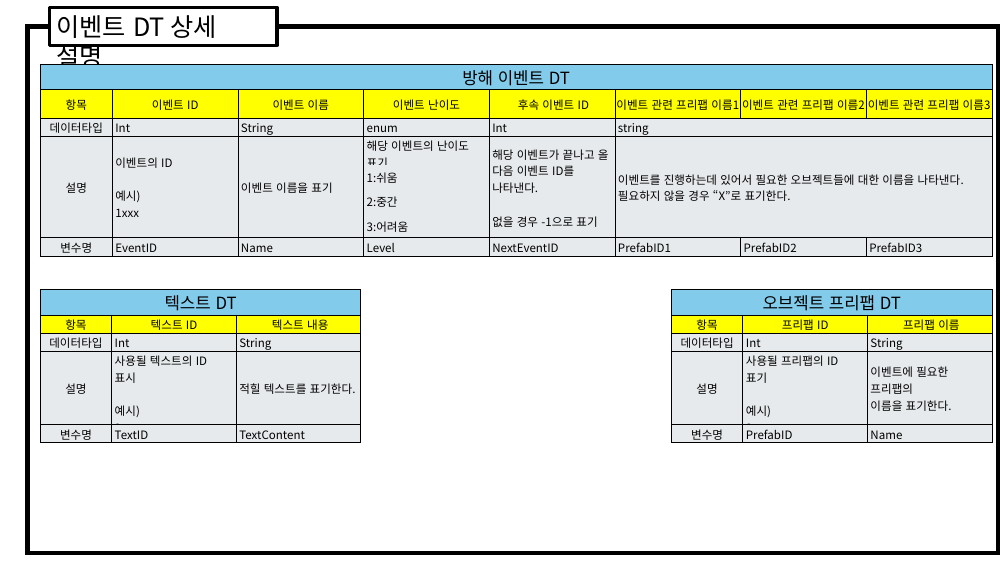
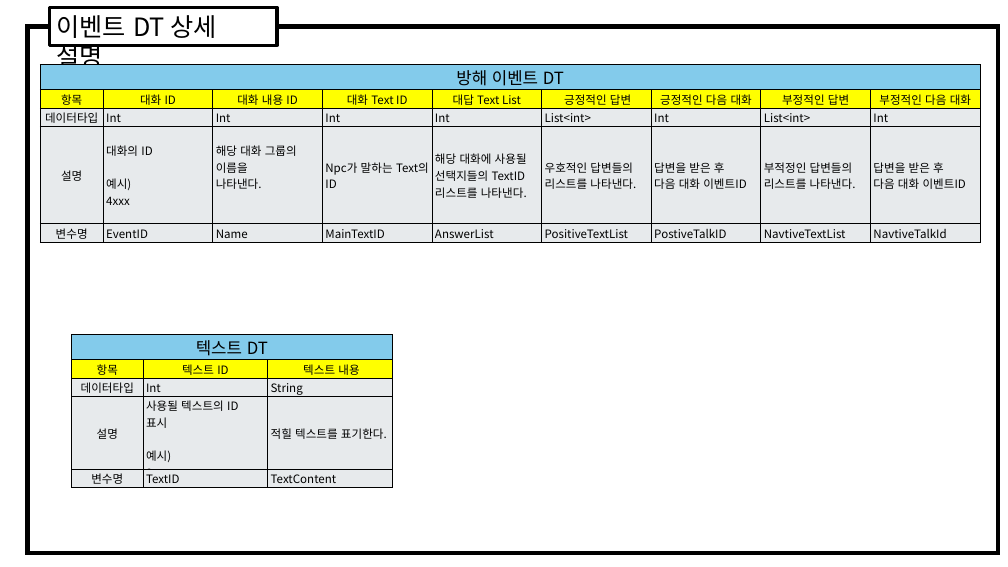
Before and after one commit to weariness00/Mandle_10Minute_Game, a slide deck: slide 7 of document/데이터테이블 문서.pptx. Drawn at 1008x567 pixels with LibreOffice and Linux fonts; fonts in the diff are those of the drawing. Boxes give left, top, right and bottom in pixels: in the first picture for what was removed or moved away, otherwise in the second. Text is boxed around its words. In the diff, an @@ line names an element or a change of style, - is before the commit and + after.

Commit message:
20250212_기획_대화DT
- 대화 데이터 테이블 기획

```diff
--- a/document/데이터테이블 문서.pptx
+++ b/document/데이터테이블 문서.pptx
@@ table at <box>40,64,980,243</box> @@
-방해 이벤트 DT |  |  |  |  |  |  | 
-항목 | 이벤트 ID | 이벤트 이름 | 이벤트 난이도 | 후속 이벤트 ID | 이벤트 관련 프리팹 이름1 | 이벤트 관련 프리팹 이름2 | 이벤트 관련 프리팹 이름3
-데이터타입 | Int | String | enum | Int | string |  | 
-설명 | 이벤트의 ID / 예시) / 1xxx | 이벤트 이름을 표기 | 해당 이벤트의 난이도 표기 | 해당 이벤트가 끝나고 올 / 다음 이벤트 ID를 나타낸다. / 없을 경우 -1으로 표기 | 이벤트를 진행하는데 있어서 필요한 오브젝트들에 대한 이름을 나타낸다. / 필요하지 않을 경우 “X”로 표기한다. |  | 
- |  |  | 1:쉬움 |  |  |  | 
- |  |  | 2:중간 |  |  |  | 
- |  |  | 3:어려움 |  |  |  | 
-변수명 | EventID | Name | Level | NextEventID | PrefabID1 | PrefabID2 | PrefabID3
+방해 이벤트 DT |  |  |  |  |  |  |  | 
+항목 | 대화 ID | 대화 내용 ID | 대화 Text ID | 대답 Text List | 긍정적인 답변 | 긍정적인 다음 대화 | 부정적인 답변 | 부정적인 다음 대화
+데이터타입 | Int | Int | Int | Int | List<int> | Int | List<int> | Int
+설명 | 대화의 ID / 예시) / 4xxx | 해당 대화 그룹의 이름을 / 나타낸다. | Npc가 말하는 Text의 / ID | 해당 대화에 사용될 / 선택지들의 TextID / 리스트를 나타낸다. | 우호적인 답변들의 / 리스트를 나타낸다. | 답변을 받은 후 / 다음 대화 이벤트ID | 부적정인 답변들의 / 리스트를 나타낸다. | 답변을 받은 후 / 다음 대화 이벤트ID
+변수명 | EventID | Name | MainTextID | AnswerList | PositiveTextList | PostiveTalkID | NavtiveTextList | NavtiveTalkId
@@ table: place and size @@
-table at <box>40,64,991,257</box>
+table at <box>40,64,980,243</box>
@@ table removed at <box>671,290,993,447</box>, 5 rows, 3 columns @@
-오브젝트 프리팹 DT |  | 
-항목 | 프리팹 ID | 프리팹 이름
-데이터타입 | Int | String
-설명 | 사용될 프리팹의 ID / 표기 / 예시) / 3xxx | 이벤트에 필요한 프리팹의 / 이름을 표기한다.
-변수명 | PrefabID | Name
@@ table at <box>72,335,393,492</box> @@
-row 4, column 2: 사용될 텍스트의 ID / 표시 / 예시) / 2xxx
+row 4, column 2: 사용될 텍스트의 ID / 표시 / 예시) / 3xxx
@@ table: place and size @@
-table at <box>40,290,361,447</box>
+table at <box>72,335,393,492</box>
```
Also in this commit, not shown: 2 other slides changed, 1 other file.
